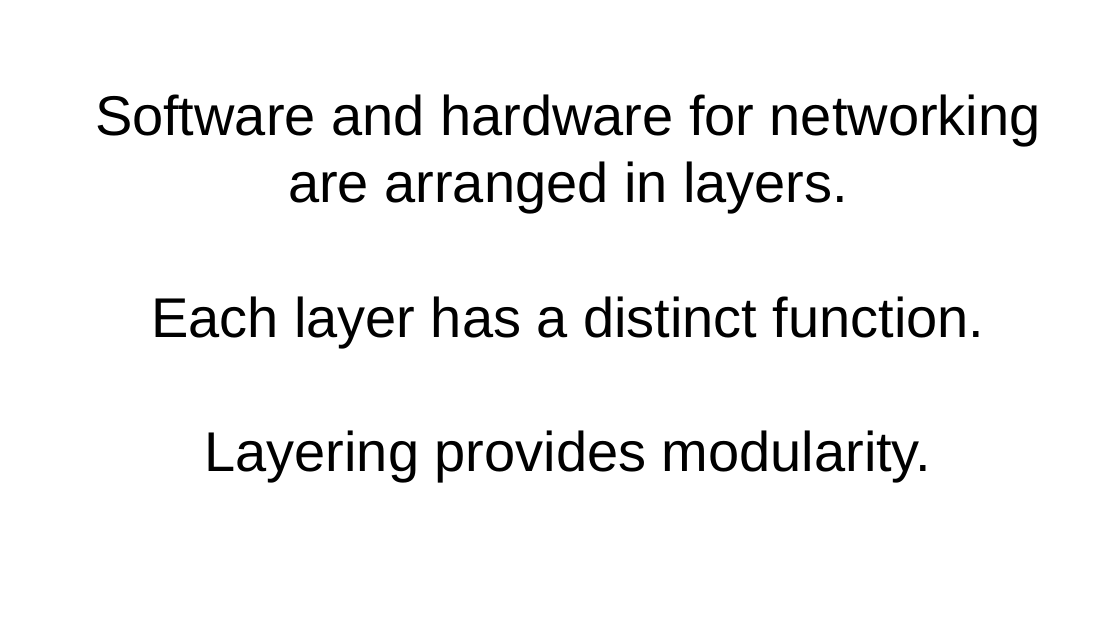
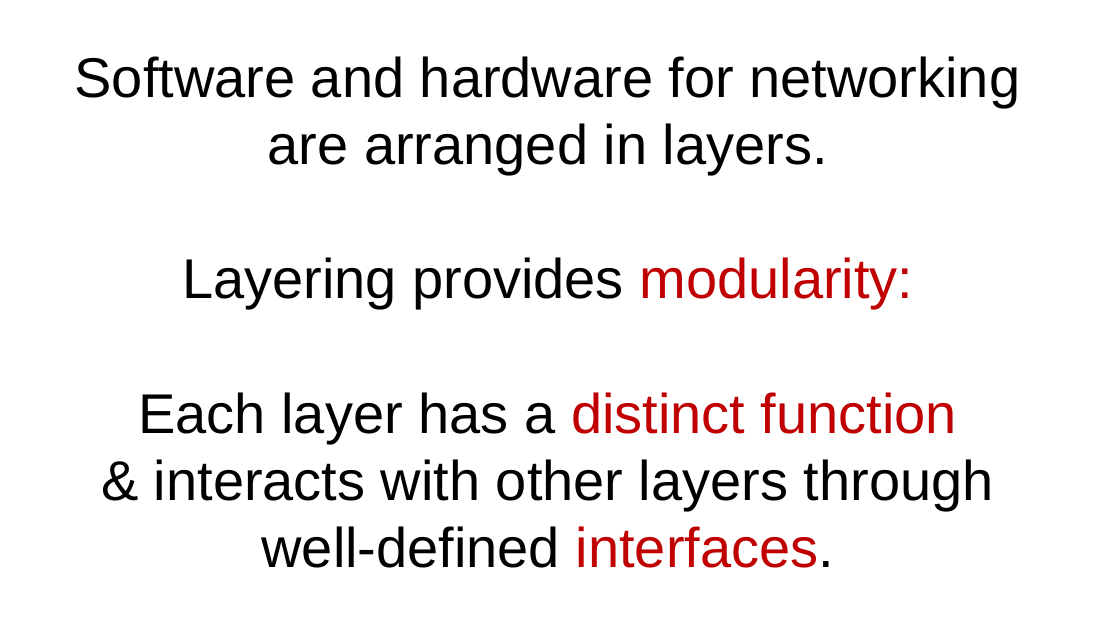
Before and after one commit to ngsrinivas/coursegen, a slide deck: slide 9 of ex/552-F19/lectures/02-architecture.pptx. Drawn at 1120x630 pixels with LibreOffice and Linux fonts; fonts in the diff are those of the drawing. Boxes give left, top, right and bottom in pixels: in the first picture for what was removed or moved away, otherwise in the second. Text is boxed around its words. In the diff, an @@ line names an element or a change of style, - is before the commit and + after.

```diff
--- a/ex/552-F19/lectures/02-architecture.pptx
+++ b/ex/552-F19/lectures/02-architecture.pptx
@@ text "Software and hardware for networking ..." moved from (x1=95, y1=94, x2=1041, y2=481) to (x1=75, y1=56, x2=1020, y2=568) @@
@@ text at (x1=138, y1=257, x2=994, y2=568): text changed @@
-Each layer has a distinct function.
-Layering provides modularity.
+Layering provides modularity:
+Each layer has a distinct function
+& interacts with other layers through well-defined interfaces.
```
Also in this commit, not shown: 8 other slides changed, 2 other files.
